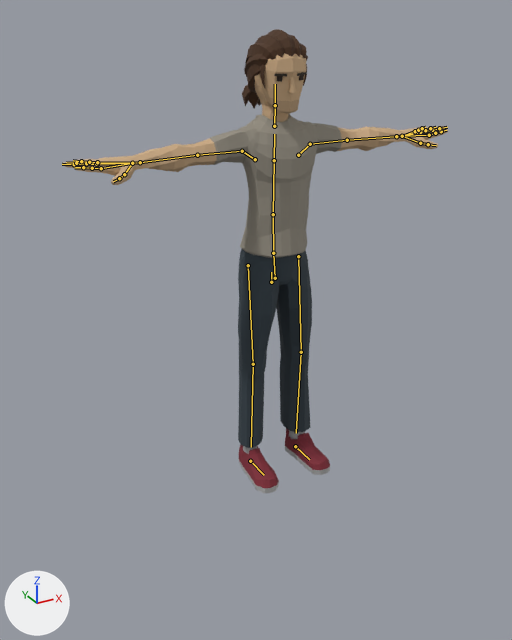
An edit to the glTF model app/src/main/assets/models/person_0_1.glb, drawn before and after from the same camera.
Rendered twice from a 50 mm camera at (-1.42, -2.46, 1.93) aimed at (-0.22, -0.29, 0.84). Arrows for +X, +Y and +Z are at lower left; the lights stay in place. The picture after the commit comes second. The bones that change, and the others that lie on the model, are drawn over the model as lines.

Objects in the first picture: 'Casual2_Body', 'Casual2_Feet', 'Casual2_Head', 'Casual2_Legs'.
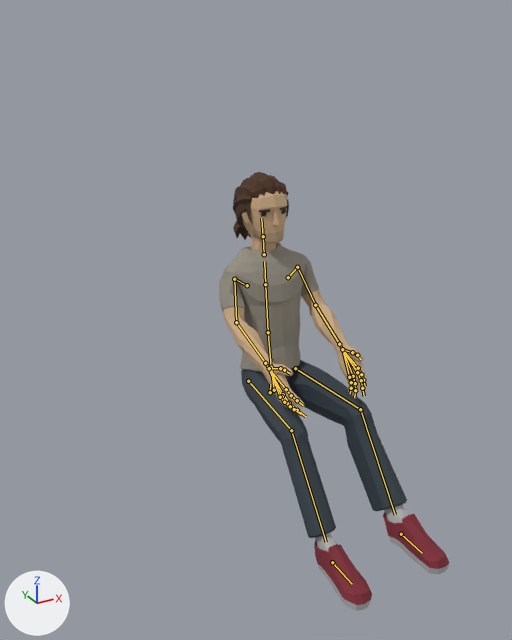
The newer file adds an action. The first version stands in its rest pose; the second is drawn at frame 0 of the action 'Sit_Low'.

Where the change shows, as pixel boxes (x1, y1, x2, y2) in the pictures (512 x 640 px):
'Casual2_Body', posed (62% narrower, 21% taller): before (63, 114, 448, 258); after (219, 243, 366, 417)
'Casual2_Legs', posed (123% wider, 10% shorter): before (238, 249, 312, 448); after (241, 360, 407, 538)
'Casual2_Head', posed (15% narrower, 15% shorter): before (242, 29, 308, 122); after (233, 172, 289, 251)
'Casual2_Feet', posed: before (239, 428, 330, 493); after (314, 505, 449, 611)
bone 'Body', root to tip: before (271, 282) to (271, 272); after (270, 392) to (270, 384)
bone 'Hips', root to tip: before (275, 278) to (273, 253); after (274, 390) to (271, 367)
bone 'Head', root to tip: before (275, 105) to (275, 84); after (263, 236) to (261, 218)
bone 'Shoulder.L', root to tip: before (298, 155) to (310, 144); after (288, 277) to (297, 267)
bone 'UpperArm.L', root to tip: before (310, 144) to (347, 140); after (297, 267) to (315, 305)
bone 'LowerArm.L', root to tip: before (347, 140) to (396, 136); after (315, 305) to (339, 344)
bone 'Wrist.L', root to tip: before (396, 136) to (402, 136); after (339, 344) to (342, 349)
bone 'Index2.L', root to tip: before (429, 135) to (435, 133); after (358, 368) to (361, 374)
bone 'Index3.L', root to tip: before (435, 133) to (441, 131); after (361, 374) to (363, 380)
bone 'Middle2.L', root to tip: before (425, 131) to (432, 130); after (357, 372) to (361, 380)
bone 'Middle3.L', root to tip: before (432, 130) to (439, 128); after (361, 380) to (362, 388)
bone 'Ring2.L', root to tip: before (420, 132) to (425, 130); after (353, 376) to (355, 383)
bone 'Ring3.L', root to tip: before (425, 130) to (430, 128); after (355, 383) to (355, 390)
bone 'Ring4.L', root to tip: before (430, 128) to (436, 127); after (355, 390) to (354, 397)
bone 'Pinky2.L', root to tip: before (415, 131) to (418, 130); after (349, 377) to (351, 382)
bone 'Pinky3.L', root to tip: before (418, 130) to (422, 128); after (351, 382) to (351, 388)
bone 'Pinky4.L', root to tip: before (422, 128) to (425, 127); after (351, 388) to (350, 393)
bone 'Thumb1.L', root to tip: before (402, 136) to (420, 143); after (342, 349) to (352, 352)
bone 'Thumb3.L', root to tip: before (428, 144) to (436, 145); after (357, 355) to (361, 359)
bone 'Shoulder.R', root to tip: before (255, 159) to (242, 151); after (247, 285) to (234, 279)
bone 'UpperArm.R', root to tip: before (242, 151) to (197, 155); after (234, 279) to (236, 322)
bone 'LowerArm.R', root to tip: before (197, 155) to (140, 162); after (236, 322) to (265, 363)
bone 'Index2.R', root to tip: before (101, 168) to (92, 168); after (286, 389) to (291, 395)
bone 'Index3.R', root to tip: before (92, 168) to (83, 167); after (291, 395) to (297, 400)
bone 'Middle2.R', root to tip: before (97, 164) to (86, 164); after (283, 394) to (289, 403)
bone 'Middle3.R', root to tip: before (86, 164) to (74, 164); after (289, 403) to (297, 410)
bone 'Ring2.R', root to tip: before (96, 164) to (86, 163); after (282, 396) to (287, 403)
bone 'Ring3.R', root to tip: before (86, 163) to (76, 163); after (287, 403) to (294, 409)
bone 'Ring4.R', root to tip: before (76, 163) to (66, 162); after (294, 409) to (301, 414)
bone 'Pinky2.R', root to tip: before (97, 162) to (89, 162); after (280, 397) to (284, 402)
bone 'Pinky3.R', root to tip: before (89, 162) to (81, 161); after (284, 402) to (290, 406)
bone 'Pinky4.R', root to tip: before (81, 161) to (73, 160); after (290, 406) to (296, 409)
bone 'Thumb1.R', root to tip: before (132, 163) to (124, 174); after (269, 368) to (280, 368)
bone 'Thumb3.R', root to tip: before (119, 178) to (113, 181); after (284, 370) to (290, 373)
bone 'UpperLeg.L', root to tip: before (298, 256) to (301, 352); after (295, 368) to (360, 409)
bone 'LowerLeg.L', root to tip: before (301, 352) to (296, 433); after (360, 409) to (395, 514)
bone 'UpperLeg.R', root to tip: before (248, 265) to (253, 364); after (248, 381) to (291, 430)
bone 'LowerLeg.R', root to tip: before (253, 364) to (251, 447); after (291, 430) to (326, 542)
bone 'Foot.L', root to tip: before (295, 446) to (309, 459); after (401, 534) to (422, 553)
bone 'Foot.R', root to tip: before (250, 461) to (264, 475); after (332, 562) to (352, 584)

The edits, one by one:
Bone 'Body' (bone_body) moves from (0.0, 0.0, 0.0) to (0.0, -0.534, -0.001).
Bone 'Hips' (bone_hips) turns from (0, 0, 0) to (-8, 0, 0) degrees about its own x, y and z.
Bone 'Head' (bone_head) turns from (0, 0, 0) to (-3, 0, 0) degrees about its own x, y and z.
Bone 'Shoulder.L' (bone_shoulder_l) moves from (0.0, 0.0, 0.0) to (-0.001, 0.002, -0.001).
Bone 'Shoulder.L' (bone_shoulder_l) turns from (0, 0, 0) to (1, 1, 1) degrees about its own x, y and z.
Bone 'UpperArm.L' (bone_upperarm_l) turns from (0, 0, 0) to (-95, -26, 39) degrees about its own x, y and z.
Bone 'LowerArm.L' (bone_lowerarm_l) turns from (0, 0, 0) to (-36, 18, -25) degrees about its own x, y and z.
Bone 'Wrist.L' (bone_wrist_l) turns from (0, 0, 0) to (0, 0, -3) degrees about its own x, y and z.
Bone 'Index2.L' (bone_index2_l) turns from (0, 0, 0) to (-14, 2, 0) degrees about its own x, y and z.
Bone 'Index3.L' (bone_index3_l) turns from (0, 0, 0) to (-7, 2, 1) degrees about its own x, y and z.
Bone 'Middle2.L' (bone_middle2_l) turns from (0, 0, 0) to (-11, 1, -2) degrees about its own x, y and z.
Bone 'Middle3.L' (bone_middle3_l) turns from (0, 0, 0) to (-12, 1, -2) degrees about its own x, y and z.
Bone 'Ring2.L' (bone_ring2_l) turns from (0, 0, 0) to (-13, 5, -4) degrees about its own x, y and z.
Bone 'Ring3.L' (bone_ring3_l) turns from (0, 0, 0) to (-15, 5, -4) degrees about its own x, y and z.
Bone 'Ring4.L' (bone_ring4_l) turns from (0, 0, 0) to (-9, 3, -2) degrees about its own x, y and z.
Bone 'Pinky2.L' (bone_pinky2_l) turns from (0, 0, 0) to (-16, -3, -14) degrees about its own x, y and z.
Bone 'Pinky3.L' (bone_pinky3_l) turns from (0, 0, 0) to (-11, -5, -4) degrees about its own x, y and z.
Bone 'Pinky4.L' (bone_pinky4_l) turns from (0, 0, 0) to (-15, -2, 0) degrees about its own x, y and z.
Bone 'Thumb1.L' (bone_thumb1_l) turns from (0, 0, 0) to (7, 4, 9) degrees about its own x, y and z.
Bone 'Thumb3.L' (bone_thumb3_l) turns from (0, 0, 0) to (-13, -3, 7) degrees about its own x, y and z.
Bone 'Shoulder.R' (bone_shoulder_r) moves from (0.0, 0.0, 0.0) to (0.001, 0.002, -0.001).
Bone 'Shoulder.R' (bone_shoulder_r) turns from (0, 0, 0) to (1, -1, -1) degrees about its own x, y and z.
Bone 'UpperArm.R' (bone_upperarm_r) turns from (0, 0, 0) to (-95, 26, -39) degrees about its own x, y and z.
Bone 'LowerArm.R' (bone_lowerarm_r) turns from (0, 0, 0) to (-36, -18, 25) degrees about its own x, y and z.
Bone 'Index2.R' (bone_index2_r) turns from (0, 0, 0) to (-15, -2, 0) degrees about its own x, y and z.
Bone 'Index3.R' (bone_index3_r) turns from (0, 0, 0) to (-8, -2, -1) degrees about its own x, y and z.
Bone 'Middle2.R' (bone_middle2_r) turns from (0, 0, 0) to (-13, -2, -7) degrees about its own x, y and z.
Bone 'Middle3.R' (bone_middle3_r) turns from (0, 0, 0) to (-12, -1, 2) degrees about its own x, y and z.
Bone 'Ring2.R' (bone_ring2_r) turns from (0, 0, 0) to (-13, -5, 4) degrees about its own x, y and z.
Bone 'Ring3.R' (bone_ring3_r) turns from (0, 0, 0) to (-15, -5, 4) degrees about its own x, y and z.
Bone 'Ring4.R' (bone_ring4_r) turns from (0, 0, 0) to (-9, -3, 2) degrees about its own x, y and z.
Bone 'Pinky2.R' (bone_pinky2_r) turns from (0, 0, 0) to (-16, 3, 14) degrees about its own x, y and z.
Bone 'Pinky3.R' (bone_pinky3_r) turns from (0, 0, 0) to (-11, 5, 4) degrees about its own x, y and z.
Bone 'Pinky4.R' (bone_pinky4_r) turns from (0, 0, 0) to (-15, 2, 0) degrees about its own x, y and z.
Bone 'Thumb1.R' (bone_thumb1_r) turns from (0, 0, 0) to (10, -6, 1) degrees about its own x, y and z.
Bone 'Thumb3.R' (bone_thumb3_r) turns from (0, 0, 0) to (-13, 3, -7) degrees about its own x, y and z.
Bone 'UpperLeg.L' (bone_upperleg_l) turns from (0, 0, 0) to (-6, 2, 85) degrees about its own x, y and z.
Bone 'LowerLeg.L' (bone_lowerleg_l) turns from (0, 0, 0) to (44, -2, 4) degrees about its own x, y and z.
Bone 'UpperLeg.R' (bone_upperleg_r) turns from (0, 0, 0) to (-6, -2, -85) degrees about its own x, y and z.
Bone 'LowerLeg.R' (bone_lowerleg_r) turns from (0, 0, 0) to (44, 2, -4) degrees about its own x, y and z.
Bone 'Foot.L' (bone_foot_l) moves from (0.0, 0.0, 0.0) to (0.043, 0.723, 0.004).
Bone 'Foot.R' (bone_foot_r) moves from (0.0, 0.0, 0.0) to (-0.043, 0.723, 0.004).
